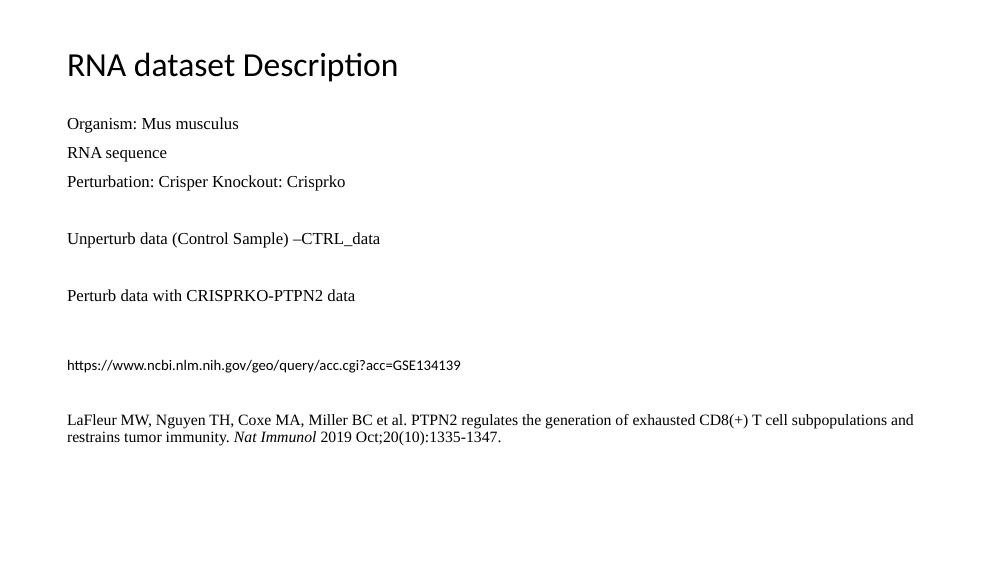
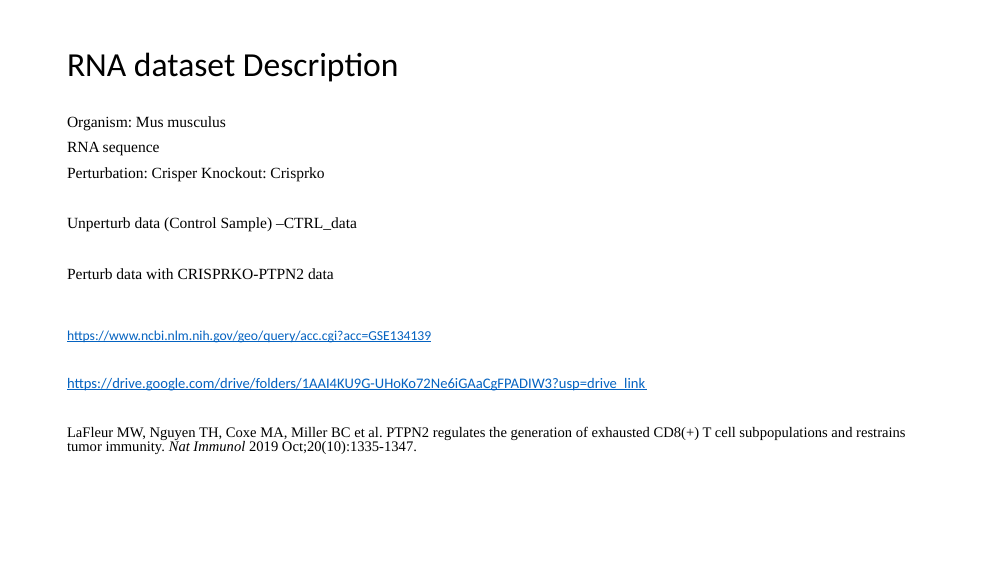
Before and after one commit to boabangf/GNN_RL_gene_trajectory_perturbation, a slide deck: slide 8 of ppt slides for omic codeathon (1).pptx. Drawn at 1008x567 pixels with LibreOffice and Linux fonts; fonts in the diff are those of the drawing. Boxes give left, top, right and bottom in pixels: in the first picture for what was removed or moved away, otherwise in the second. Text is boxed around its words. In the diff, an @@ line names an element or a change of style, - is before the commit and + after.

```diff
--- a/ppt slides for omic codeathon (1).pptx
+++ b/ppt slides for omic codeathon (1).pptx
@@ text at (67, 116, 905, 454): size 16 to 14.8 pt in "Organism: Mus musculus", "RNA sequence", "Perturbation: Crisper Knockout: Crisprko", "Unperturb data (Control Sample) –CTRL_data" and 1 more places; size 14 to 12.9 pt, text colour #000000 to #0563C1, underline on in "https://www.ncbi.nlm.nih.gov/geo/query/acc.cgi?acc=GSE134139"; size 15 to 13.9 pt in "LaFleur MW, Nguyen TH, Coxe MA, Miller ..."; line spacing 0.9 to 0.8 @@
@@ text at (67, 378, 645, 391): paragraph added @@
+https://drive.google.com/drive/folders/1AAI4KU9G-UHoKo72Ne6iGAaCgFPADIW3?usp=drive_link
```
Also in this commit, not shown: 2 other slides changed.
